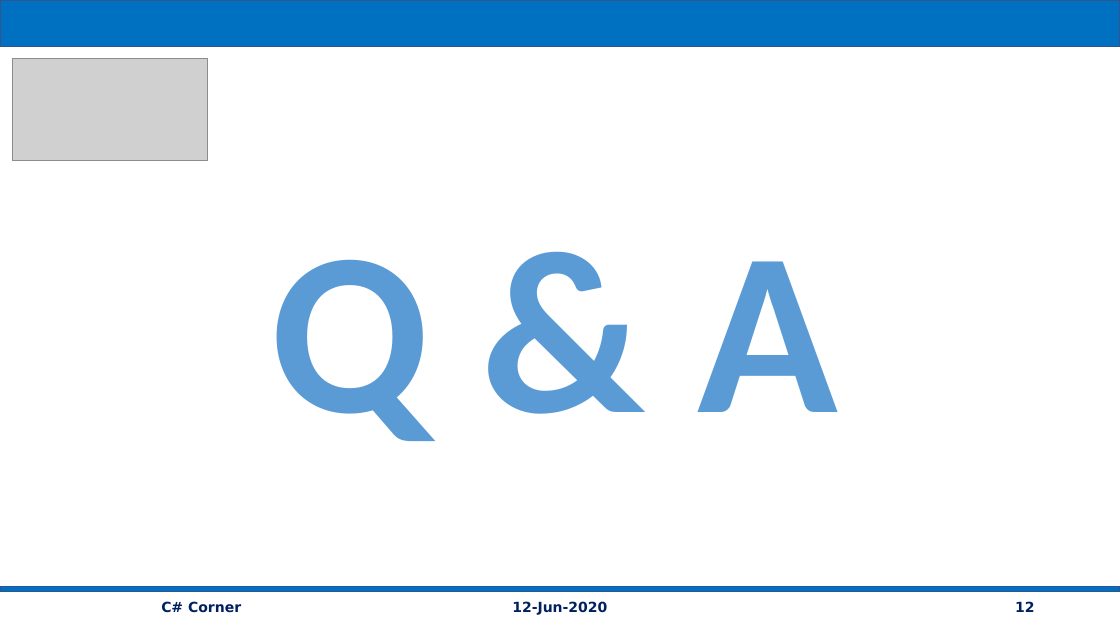
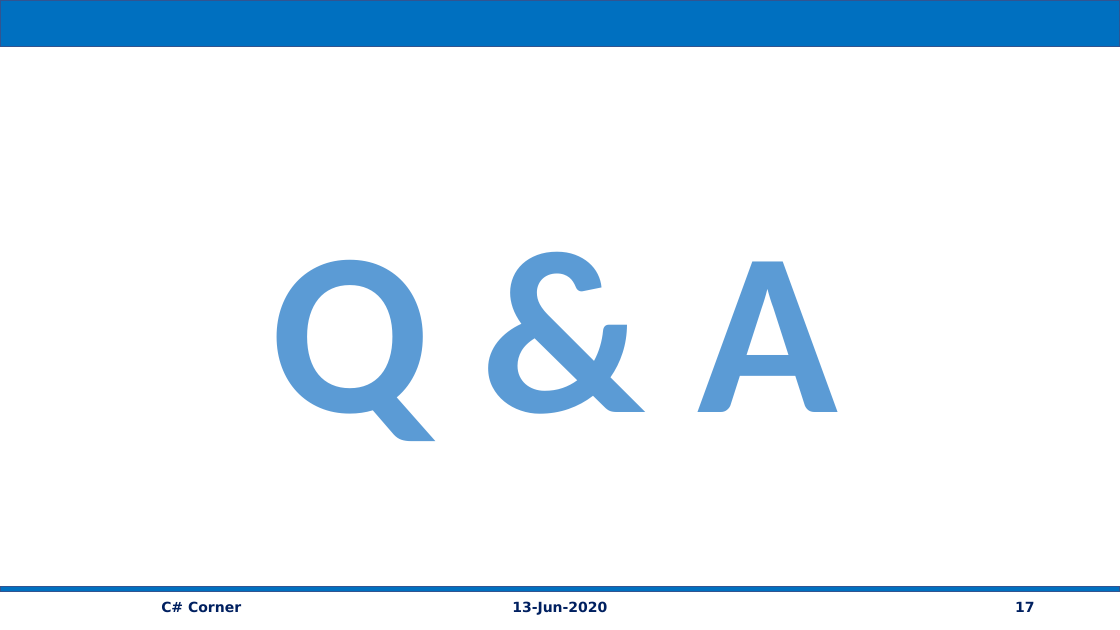
Before and after one commit to vishipayyallore/speaker_series_2021, a slide deck: slide 17 of CSharpCorner/gRPC_ASP.Net_EF3.x_Angular9_13Jun2020/Documentation/gRPC_Service_Efficient_MicroService.pptx (slide 12 before the commit). Drawn at 1120x630 pixels with LibreOffice and Linux fonts; fonts in the diff are those of the drawing; grey boxes stand for pictures. Boxes give left, top, right and bottom in pixels: in the first picture for what was removed or moved away, otherwise in the second. Text is boxed around its words. In the diff, an @@ line names an element or a change of style, - is before the commit and + after.

```diff
--- a/CSharpCorner/gRPC_ASP.Net_EF3.x_Angular9_13Jun2020/Documentation/gRPC_Service_Efficient_MicroService.pptx
+++ b/CSharpCorner/gRPC_ASP.Net_EF3.x_Angular9_13Jun2020/Documentation/gRPC_Service_Efficient_MicroService.pptx
@@ picture removed at [13, 58, 208, 160] @@
@@ text at [512, 601, 607, 615]: text changed @@
-12-Jun-2020
+13-Jun-2020
@@ page number at [1015, 601, 1034, 612]: text changed @@
-12
+17
```
Also in this commit, not shown: 10 other slides changed, 7 slides added, 2 slides removed, 59 other files.
